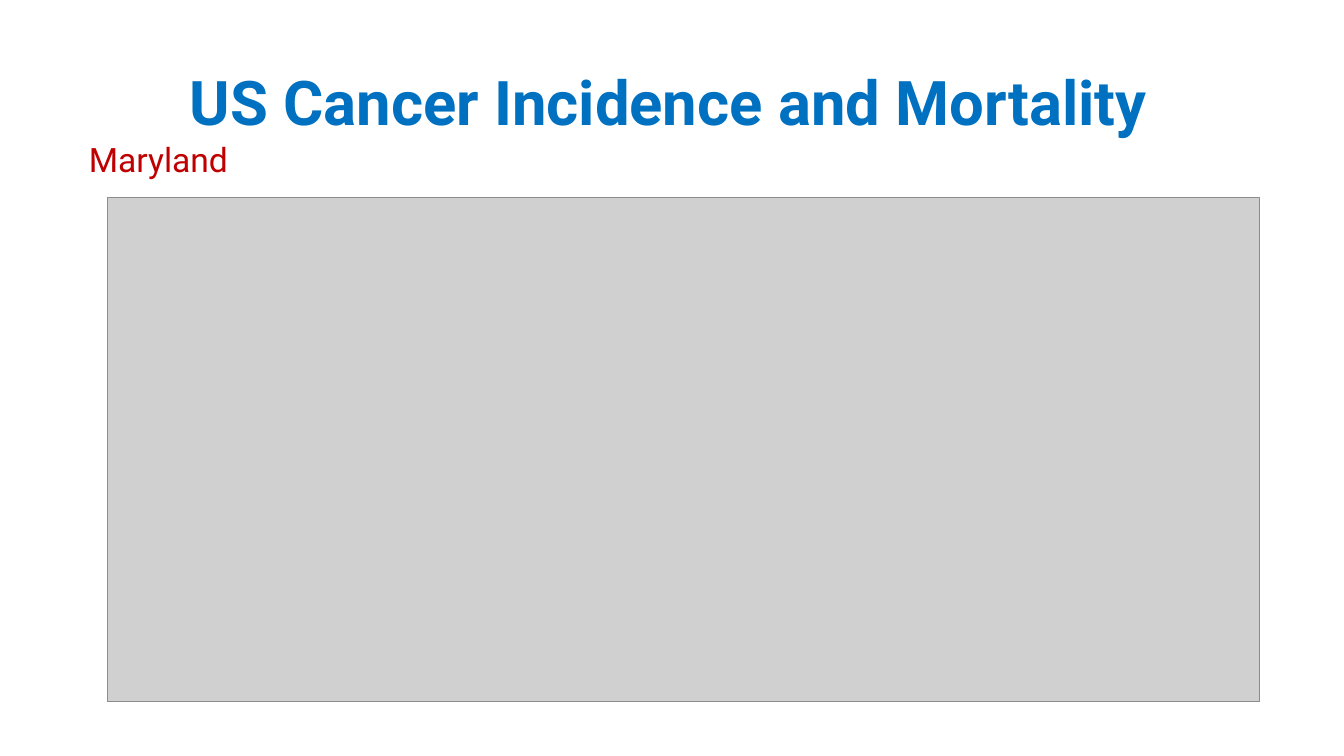
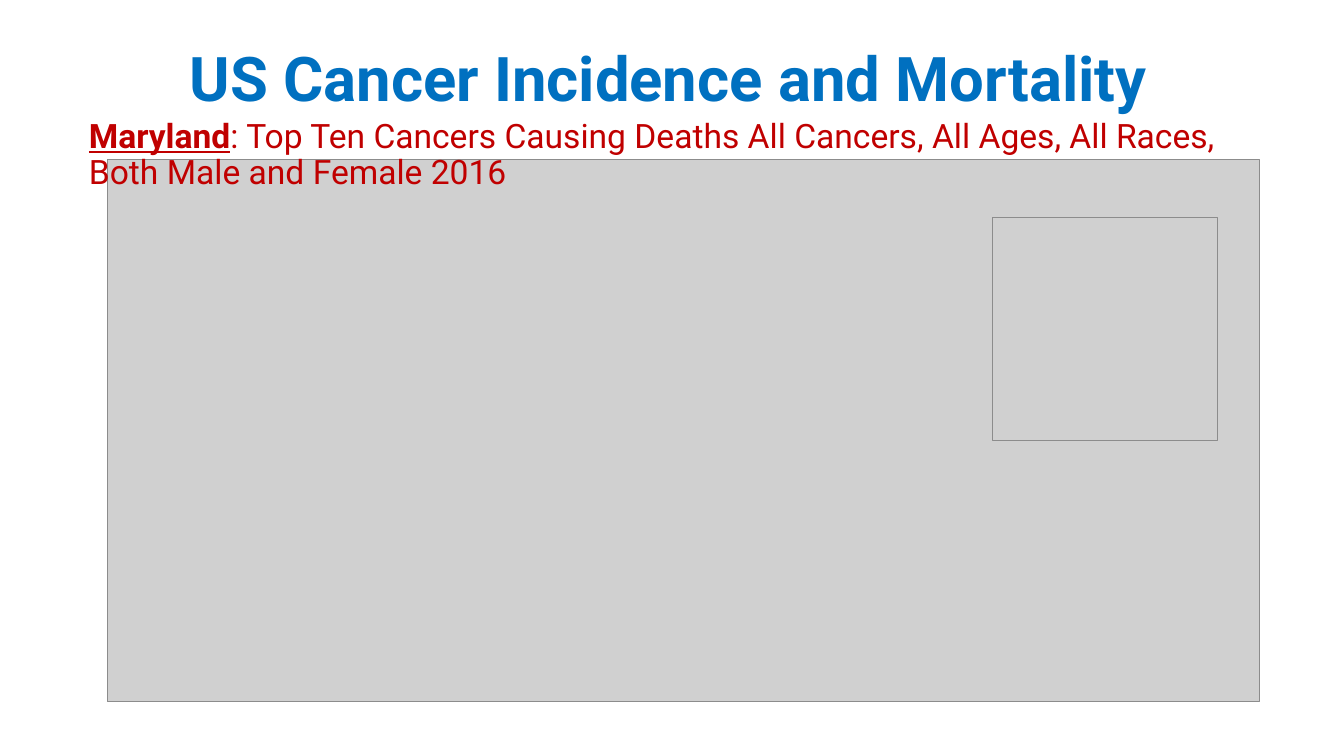
Before and after one commit to pegblaine/mblaine_project_1, a slide deck: slide 4 of Project1/Cancer Incidence and Mortality Project 1.pptx (slide 5 before the commit). Drawn at 1344x756 pixels with LibreOffice and Linux fonts; fonts in the diff are those of the drawing; grey boxes stand for pictures. Boxes give left, top, right and bottom in pixels: in the first picture for what was removed or moved away, otherwise in the second. Text is boxed around its words. In the diff, an @@ line names an element or a change of style, - is before the commit and + after.

```diff
--- a/Project1/Cancer Incidence and Mortality Project 1.pptx
+++ b/Project1/Cancer Incidence and Mortality Project 1.pptx
@@ title "US Cancer Incidence and Mortality": place and size @@
-title "US Cancer Incidence and Mortality" at [190,78,1147,138]
+title "US Cancer Incidence and Mortality" at [190,54,1147,114]
@@ subtitle at [89,122,1214,193]: text changed @@
-Maryland
+Maryland: Top Ten Cancers Causing Deaths All Cancers, All Ages, All Races, Both Male and Female 2016
@@ picture: place and size @@
-picture at [107,198,1259,702]
+picture at [107,160,1259,703]
@@ picture added at [992,217,1217,440] @@
```
Also in this commit, not shown: 5 other slides changed, 2 slides added, 13 other files.
